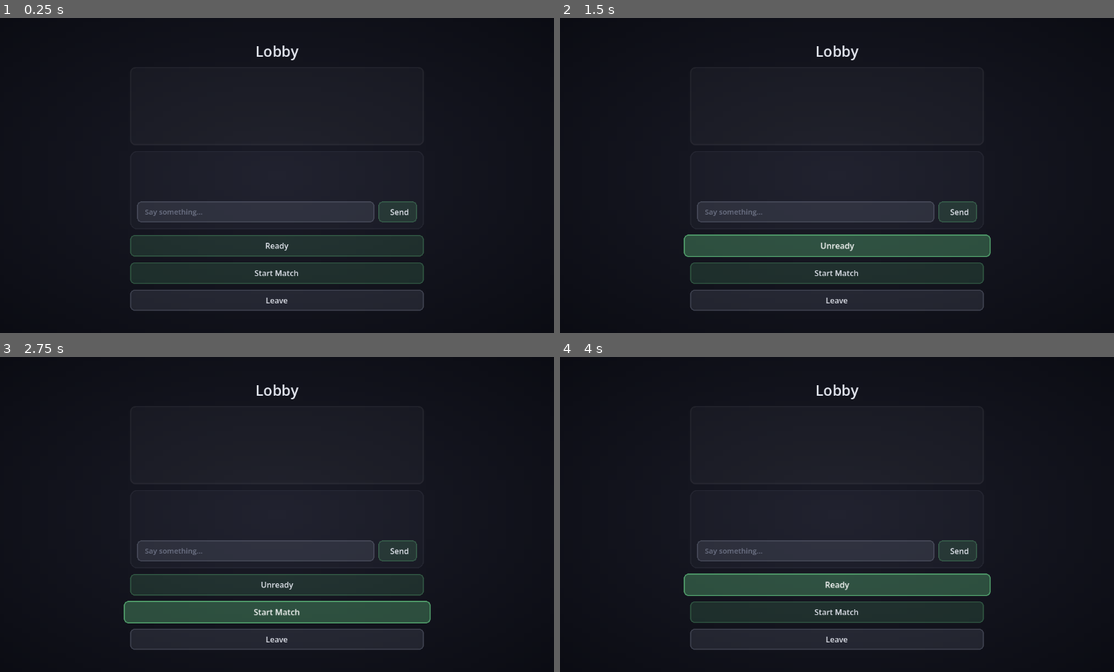
Above: before the commit, frames 1-4 (two rows, left to right).
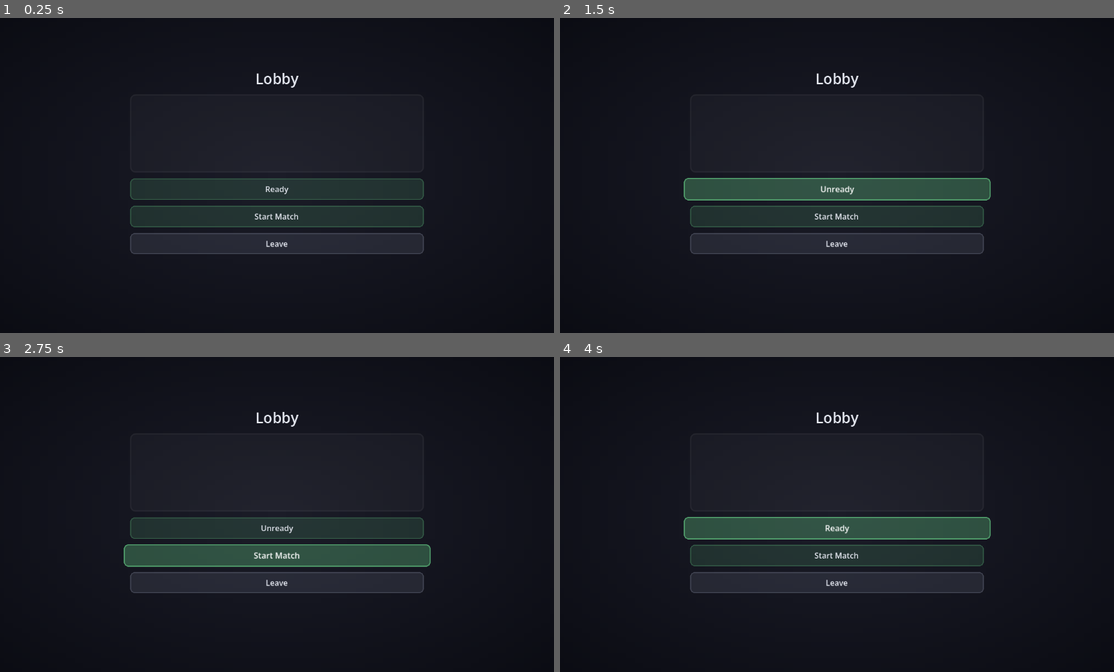
Above: after the commit, the same moments.

Repository: SumDumIdiut/tag
Game: Godot game, scene res://main/lobby_room.tscn
Two runs of this game, one before a commit and one after it. Both use one fixed random seed, a clock stepped at 60 frames per second and the inputs below. This scene is started directly instead of the project's main scene.
Inputs (mouse positions are in pixels of both pictures, inside the frame that each line leads up to):
- Up to frame 1 (0.25 s): no input
- Up to frame 2 (1.5 s): click (958, 210) at 0.5 s, where only the run before the commit has a clickable "Send"; click "Ready" at 1.25 s
- Up to frame 3 (2.75 s): click "Start Match" at 2 s
- Up to frame 4 (4 s): click "Start Match" at 2.75 s; click "Unready" at 3.5 s

The runs differ from the first frame. In frame 1, 7.0% of the frame differs, in the area x 23-77%, y 8-93%; in frame 2, 14%, in the area x 22-78%, y 8-93%; in frame 3, 10%; in frame 4, 14%.

Commit message:
Catch a missed party_manager.gd commit; fix follower missing map vote; remove lobby chat
party_manager.gd's client-side half of the identity-migrate fix (previous
commit a9c5fe2) was only ever staged for relay-server/server.js -- the
actual .gd change that sends identity_migrate never got committed, so
anyone building from a fresh checkout (CI releases, a clean clone) never
actually had the fix even though local testing here did.

Separately: a party follower can reach lobby_room.tscn (see the earlier
follower-lobby-transition fix) after the leader's own client has already
triggered start_match() and the map vote phase began, since the
follower's connect-then-join round trip is real network latency the
leader's fast local loopback never pays. map_vote_phase_started's signal
emission is simply missed if this scene wasn't loaded and listening yet
-- lobby.voting_open is part of the regular lobby_state sync instead,
which keeps arriving throughout the vote window, so lobby_room.gd now
falls back to starting the popup from that if the one-shot RPC was
missed (guarded via MapVotePopup.is_voting_active() so it doesn't reset
an already-running countdown on every subsequent lobby_state update).

Also removed the lobby waiting-room chat panel and its now-unused
NetworkManager plumbing (send_chat_message/chat_message_received/
_server_send_chat_message) per request -- nothing else used it.

Diff:
--- a/game/main/lobby_room.gd
+++ b/game/main/lobby_room.gd
@@ -13,8 +13,6 @@
 @onready var leave_button: Button = $VBox/LeaveButton
 
 var _is_ready := false
-var _chat_scrollback: RichTextLabel
-var _chat_input: LineEdit
 var _team_view: TeamLobbyView
 var _team_view_built_for_playlist := ""
 var _map_vote_popup: MapVotePopup
@@ -31,13 +29,11 @@
 	NetworkManager.lobby_state_updated.connect(_on_lobby_state_updated)
 	NetworkManager.match_started.connect(_on_match_started)
 	NetworkManager.disconnected_from_server.connect(_on_disconnected)
-	NetworkManager.chat_message_received.connect(_on_chat_message_received)
 	NetworkManager.map_vote_phase_started.connect(_on_map_vote_phase_started)
 	NetworkManager.map_vote_phase_ended.connect(_on_map_vote_phase_ended)
 	_map_vote_popup = MapVotePopupScene.new()
 	add_child(_map_vote_popup)
 	_build_share_address_panel()
-	_build_chat_panel()
 	_on_lobby_state_updated(NetworkManager.current_lobby)
 
 ## Only built when NetworkManager.hosted_private_address is set -- i.e. this
@@ -95,54 +91,6 @@
 func _on_map_vote_phase_ended(chosen_level_id: String, countdown: float) -> void:
 	_map_vote_popup.show_result(chosen_level_id, countdown)
 
-## Built in code, not the .tscn -- inserted right after the roster list,
-## same "extend an existing hand-authored screen without touching its node
-## tree" approach the Art Tool's later pages and online_menu.gd's Friends
-## button already used. Lobby-only (see NetworkManager.send_chat_message).
-func _build_chat_panel() -> void:
-	var panel := PanelContainer.new()
-	panel.custom_minimum_size = Vector2(0, 160)
-	panel.add_theme_stylebox_override("panel", UIStyle.panel_box())
-	var box := VBoxContainer.new()
-	box.add_theme_constant_override("separation", 6)
-	panel.add_child(box)
-
-	_chat_scrollback = RichTextLabel.new()
-	_chat_scrollback.size_flags_vertical = Control.SIZE_EXPAND_FILL
-	_chat_scrollback.scroll_following = true
-	_chat_scrollback.bbcode_enabled = true
-	box.add_child(_chat_scrollback)
-
-	var row := HBoxContainer.new()
-	row.add_theme_constant_override("separation", 8)
-	box.add_child(row)
-	_chat_input = LineEdit.new()
-	_chat_input.placeholder_text = "Say something..."
-	_chat_input.size_flags_horizontal = Control.SIZE_EXPAND_FILL
-	UIStyle.style_line_edit(_chat_input)
-	_chat_input.text_submitted.connect(func(_t): _send_chat())
-	row.add_child(_chat_input)
-	var send_btn := Button.new()
-	send_btn.text = "  Send"
-	UIStyle.style_button(send_btn, UIStyle.COLOR_ONLINE, 8)
-	send_btn.pressed.connect(_send_chat)
-	row.add_child(send_btn)
-	UIStyle.prefix_icon(send_btn, "send", UIStyle.COLOR_ONLINE)
-
-	var vbox: VBoxContainer = roster_list.get_parent()
-	vbox.add_child(panel)
-	vbox.move_child(panel, roster_list.get_index() + 1)
-
-func _send_chat() -> void:
-	var text := _chat_input.text.strip_edges()
-	if text.is_empty():
-		return
-	NetworkManager.send_chat_message(text)
-	_chat_input.text = ""
-
-func _on_chat_message_received(sender_username: String, text: String) -> void:
-	_chat_scrollback.append_text("[b]%s:[/b] %s\n" % [sender_username.replace("[", "").replace("]", ""), text.replace("[", "").replace("]", "")])
-
 func _on_lobby_state_updated(lobby: Dictionary) -> void:
 	if lobby.is_empty():
 		return
@@ -166,6 +114,23 @@
 	voters.merge(lobby.get("bots", {}))
 	_map_vote_popup.set_roster(voters)
 	_map_vote_popup.set_votes(lobby.get("map_votes", {}))
+	# Normally driven entirely by the one-shot map_vote_phase_started RPC
+	# (_on_map_vote_phase_started below) -- but a party follower can reach
+	# this scene (see party_manager.gd's _on_follow_in_lobby) AFTER the
+	# leader's own client already triggered start_match() and the vote
+	# phase began, since the follower's own connect-then-join round trip is
+	# real network latency the leader's fast local loopback never pays.
+	# Signals aren't buffered for late connections, so that RPC's emission
+	# is simply missed if this scene wasn't loaded and listening yet --
+	# lobby.voting_open is part of this same lobby_state sync instead,
+	# which (unlike the one-shot RPC) keeps arriving throughout the vote
+	# window, so a follower who missed the original signal still catches up
+	# here. Guarded to only actually (re)start the popup once: calling
+	# start_voting() again would reset its own countdown back to the full
+	# duration on every subsequent lobby_state update (e.g. every time
+	# another player's vote comes in).
+	if lobby.get("voting_open", false) and not _map_vote_popup.is_voting_active():
+		_map_vote_popup.start_voting(NetworkManager.MAP_VOTE_DURATION_SEC)
 
 	# The leader's own client drives this -- same _server_start_match RPC
 	# and host-only check a manual Start press uses, just triggered the
--- a/game/net/network_manager.gd
+++ b/game/net/network_manager.gd
@@ -18,10 +18,6 @@
 signal connected_to_server
 signal connection_failed
 signal disconnected_from_server
-## Fires on a peer once the server relays a lobby chat message -- see
-## send_chat_message()/lobby_room.gd. Lobby-only by design (not in-match),
-## to keep the tight tag-gameplay netcode path untouched by this.
-signal chat_message_received(username: String, text: String)
 ## Fires on a peer that tried start_spectator() when no match is currently
 ## in progress on that server to watch.
 signal spectate_failed
@@ -43,7 +39,6 @@
 const MAX_LOBBY_PLAYERS := 8
 const MIN_RANKED_PLAYERS := 2
 const RANKED_REPORT_URL := "https://codecade.co.za/tag/api/ranked/report-result"
-const MAX_CHAT_MESSAGE_LEN := 200
 ## How long the map-vote popup stays open, and how long the "starting
 ## in..." countdown after it runs, before the match actually begins (see
 ## _begin_match_sequence()/_on_map_vote_timeout()) -- map selection is now
@@ -850,26 +845,6 @@
 	if lobby_id != -1 and _matches.has(lobby_id):
 		_matches[lobby_id].receive_input(sender, input)
 
-## Lobby-only chat (not in-match, to keep this well clear of the tight tag-
-## gameplay netcode path) -- rides the same bridged connection every other
-## RPC here does, no relay-server changes needed. Relays to exactly the
-## sender's own lobby, never a blind server-wide broadcast, since one
-## dedicated server process can be hosting several unrelated lobbies at once.
-@rpc("any_peer", "reliable")
-func _server_send_chat_message(text: String) -> void:
-	if not is_server:
-		return
-	var sender := multiplayer.get_remote_sender_id()
-	var lobby_id: int = _peer_lobby.get(sender, -1)
-	if lobby_id == -1 or not _lobbies.has(lobby_id):
-		return
-	var clean_text := text.strip_edges().left(MAX_CHAT_MESSAGE_LEN)
-	if clean_text.is_empty():
-		return
-	var sender_username: String = _peer_username.get(sender, "Player")
-	for member_peer_id in _lobbies[lobby_id].members.keys():
-		rpc_id(member_peer_id, "_client_receive_chat_message", sender_username, clean_text)
-
 # ==================== Server -> client push helpers ====================
 
 func _lobby_summaries() -> Array:
@@ -973,10 +948,6 @@
 	match_ended.emit(ranking)
 
 @rpc("authority", "reliable")
-func _client_receive_chat_message(sender_username: String, text: String) -> void:
-	chat_message_received.emit(sender_username, text)
-
-@rpc("authority", "reliable")
 func _client_spectate_failed() -> void:
 	spectate_failed.emit()
 
@@ -1015,9 +986,6 @@
 func submit_map_vote(level_id: String) -> void:
 	rpc_id(1, "_server_submit_map_vote", level_id)
 
-func send_chat_message(text: String) -> void:
-	rpc_id(1, "_server_send_chat_message", text)
-
 func start_match() -> void:
 	rpc_id(1, "_server_start_match")
 
--- a/game/net/party_manager.gd
+++ b/game/net/party_manager.gd
@@ -138,7 +138,28 @@
 ## account afterward would never match against it, failing invites with a
 ## confusing "not_friend" error despite the Friends list (a fresh HTTP call
 ## using the current client_id) correctly showing them as a friend.
-func _on_client_id_changed(_new_id: String) -> void:
+##
+## If already in a party when this fires, just discarding the old socket
+## isn't safe on its own: the relay's own ws.on('close') handler treats
+## ANY disconnect as a real "left the party" (see relay-server's
+## handlePartyLeave), which for a leader silently hands leadership to
+## whoever else is still in the party and drops this client out of it for
+## good -- confirmed live (a raw two-socket reproduction: closing the
+## leader's old socket handed leadership to the other member, and the new
+## socket that reconnected under the correct id was never associated with
+## any party at all). Kick/Leave Party then looked like they'd simply
+## stopped working, since the client displayed a party it no longer
+## server-side belonged to. identity_migrate tells the relay to carry
+## membership/leadership over to the new id BEFORE the old socket closes,
+## so the close that follows finds nothing left to "leave".
+func _on_client_id_changed(new_id: String) -> void:
+	if not current_party.is_empty() and _socket != null and _socket.get_ready_state() == WebSocketPeer.STATE_OPEN:
+		_send({"type": "identity_migrate", "newClientId": new_id})
+		# send_text() only queues the message -- give it a moment to actually
+		# reach the relay (via _process()'s own poll(), still running on this
+		# same socket during the wait) before tearing the socket down below,
+		# rather than risking the plain disconnect winning the race.
+		await get_tree().create_timer(0.3).timeout
 	_socket = null
 	_identified = false
 	if not current_party.is_empty():
--- a/game/ui/map_vote_popup.gd
+++ b/game/ui/map_vote_popup.gd
@@ -84,6 +84,11 @@
 		btn.disabled = true
 	visible = true
 
+## Used by lobby_room.gd's own lobby_state fallback (see its own comment) to
+## avoid restarting an already-running countdown from the top.
+func is_voting_active() -> bool:
+	return _phase == "voting"
+
 func set_votes(votes: Dictionary) -> void:
 	_vote_view.set_votes(votes)
 
